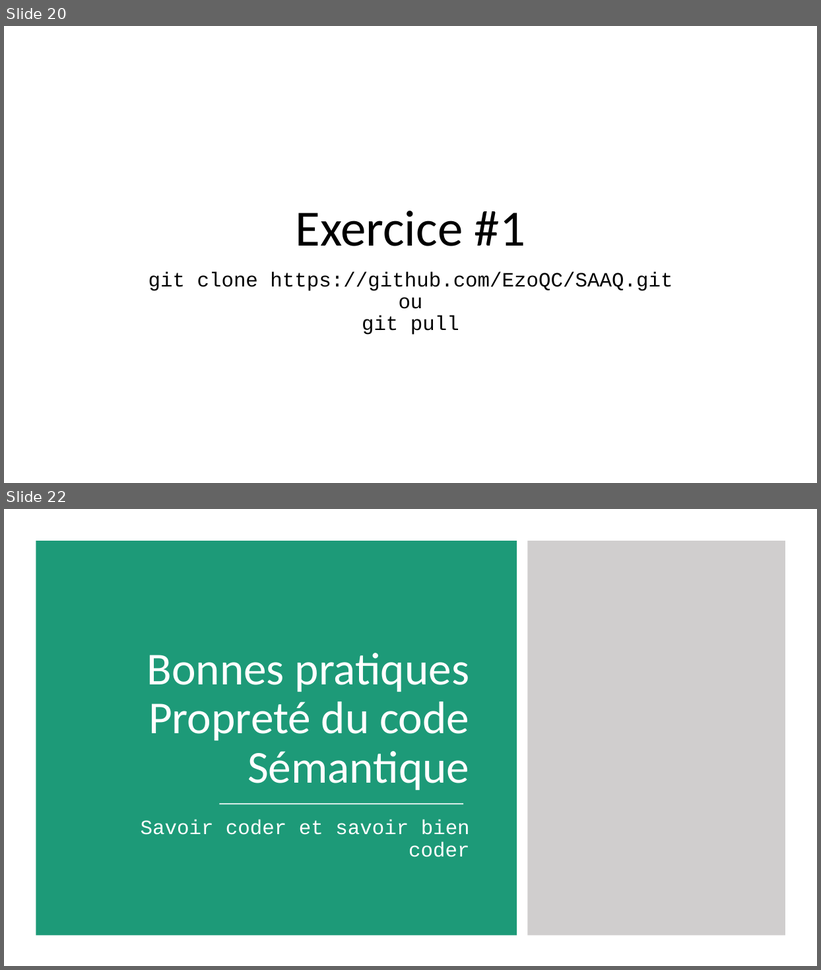
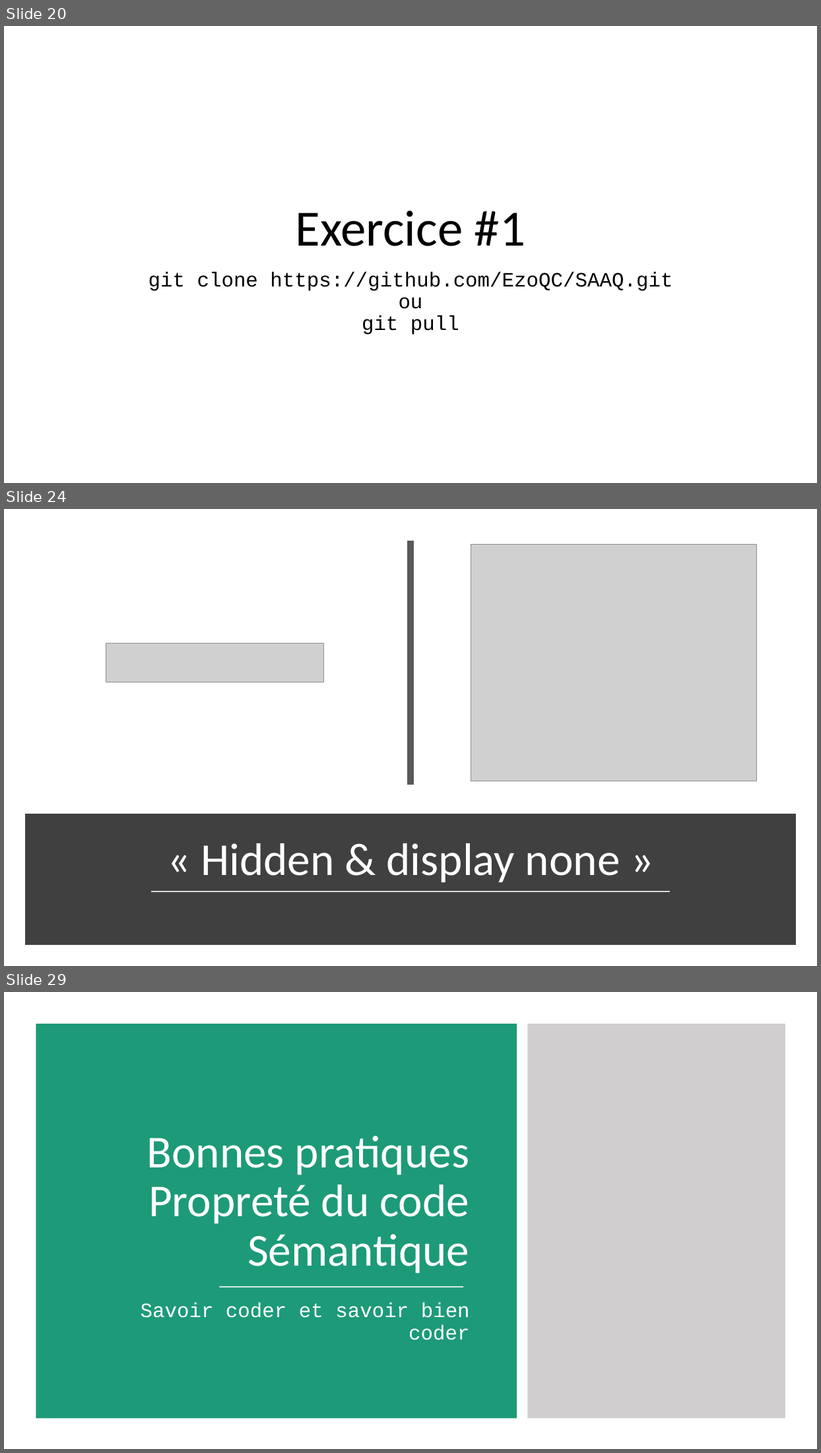
Before and after one commit to fragmatyc/SAAQ, a slide deck: CSS/1. Présentation/Cours CSS - v1.0.pptx. Shown one above the other, each under a label of ours: slides 20 and 22 before the commit, slides 20, 24 and 29 after it; the slides between them are not shown. The pictures are 821x970 and 821x1453 pixels, drawn with LibreOffice and Linux fonts; fonts in the diff are those of the drawing; grey boxes stand for pictures. Boxes give left, top, right and bottom in pixels: in the first picture for what was removed or moved away, otherwise in the second. Text is boxed around its words. In the diff, an @@ line names an element or a change of style, - is before the commit and + after.

```diff
--- a/CSS/1. Présentation/Cours CSS - v1.0.pptx
+++ b/CSS/1. Présentation/Cours CSS - v1.0.pptx
@@ slide 24 added at (x1=4, y1=509, x2=817, y2=966), background #FFFFFF @@
@@ line added from (411, 541) to (411, 785), #595959 8 pt @@
@@ picture added at (x1=471, y1=545, x2=757, y2=782) @@
@@ picture added at (x1=106, y1=643, x2=323, y2=683) @@
@@ rectangle added at (x1=29, y1=819, x2=792, y2=941), fill #404040, outline #404040 10 pt @@
@@ title added at (x1=201, y1=844, x2=620, y2=883), 54 pt, text #FFFFFF @@
+« Hidden & display none »
@@ line added from (152, 892) to (670, 892), #D9D9D9 1.75 pt @@
@@ what was slide 22 is now slide 29 @@
```
Also in this commit, not shown: 1 slide changed, 7 other slides added, 1 slide removed, 4 other files.
